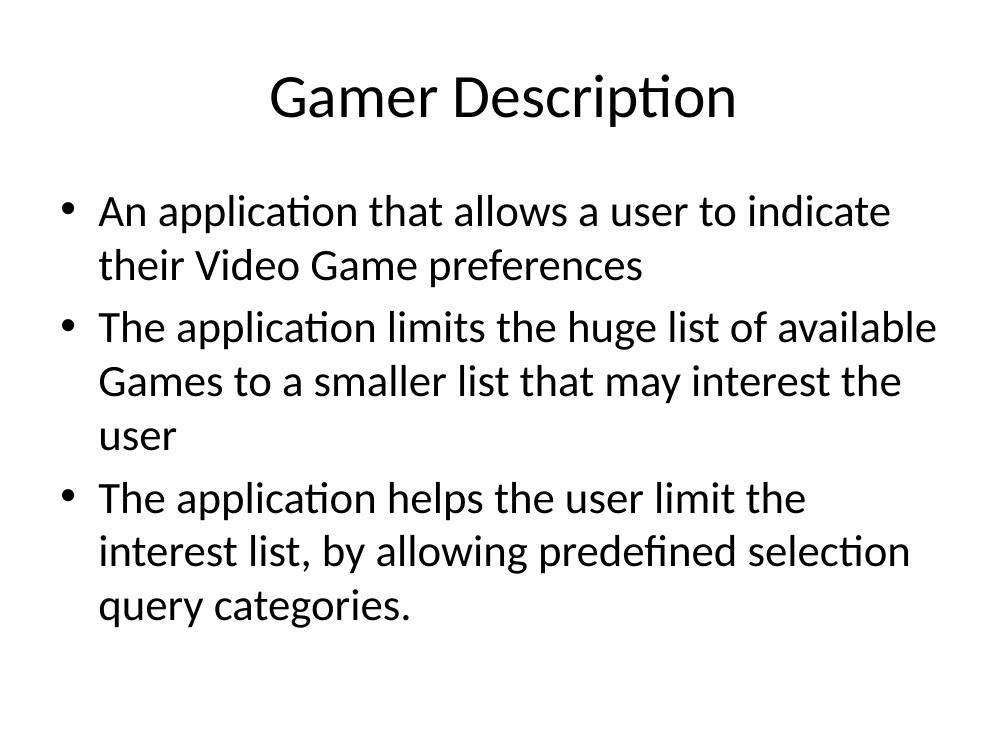
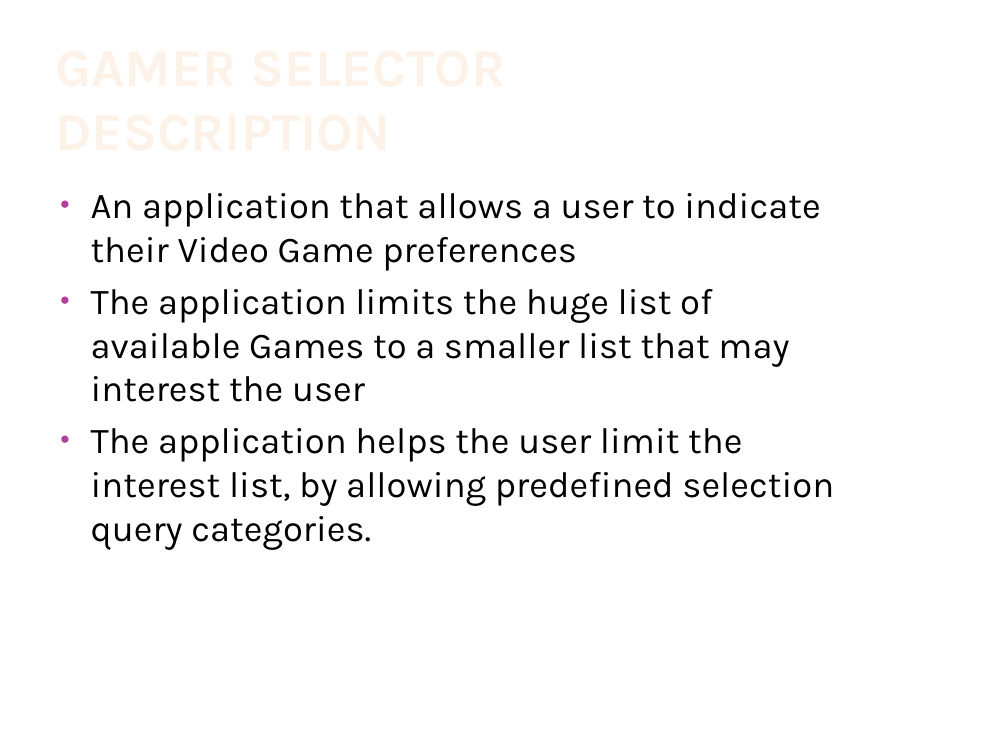
Before and after one commit to JamieShamilian/gamer, a slide deck: slide 2 of doc/GamerSelect.pptx. Drawn at 1008x756 pixels with LibreOffice and Linux fonts; fonts in the diff are those of the drawing; background and template pictures are left out. Boxes give left, top, right and bottom in pixels: in the first picture for what was removed or moved away, otherwise in the second. Text is boxed around its words. In the diff, an @@ line names an element or a change of style, - is before the commit and + after.

```diff
--- a/doc/GamerSelect.pptx
+++ b/doc/GamerSelect.pptx
@@ title "GAMER SELECTOR DESCRIPTION" at [50,35,849,161]: vertical alignment middle to bottom @@
@@ title at [269,74,738,127]: text changed; size 44 to 38 pt; font Calibri to Karla; text colour #000000 to gradient #FEF7F1 to #FEF3E8 to #FBCF9C to #F9B94C; bold on @@
-Gamer Description
+GAMER SELECTOR DESCRIPTION
@@ text "An application that allows a ..." at [91,193,834,550]: size 32 to 26 pt, font Calibri to Karla; indent changed @@
```
Also in this commit, not shown: 17 other slides changed, 3 slides added.
